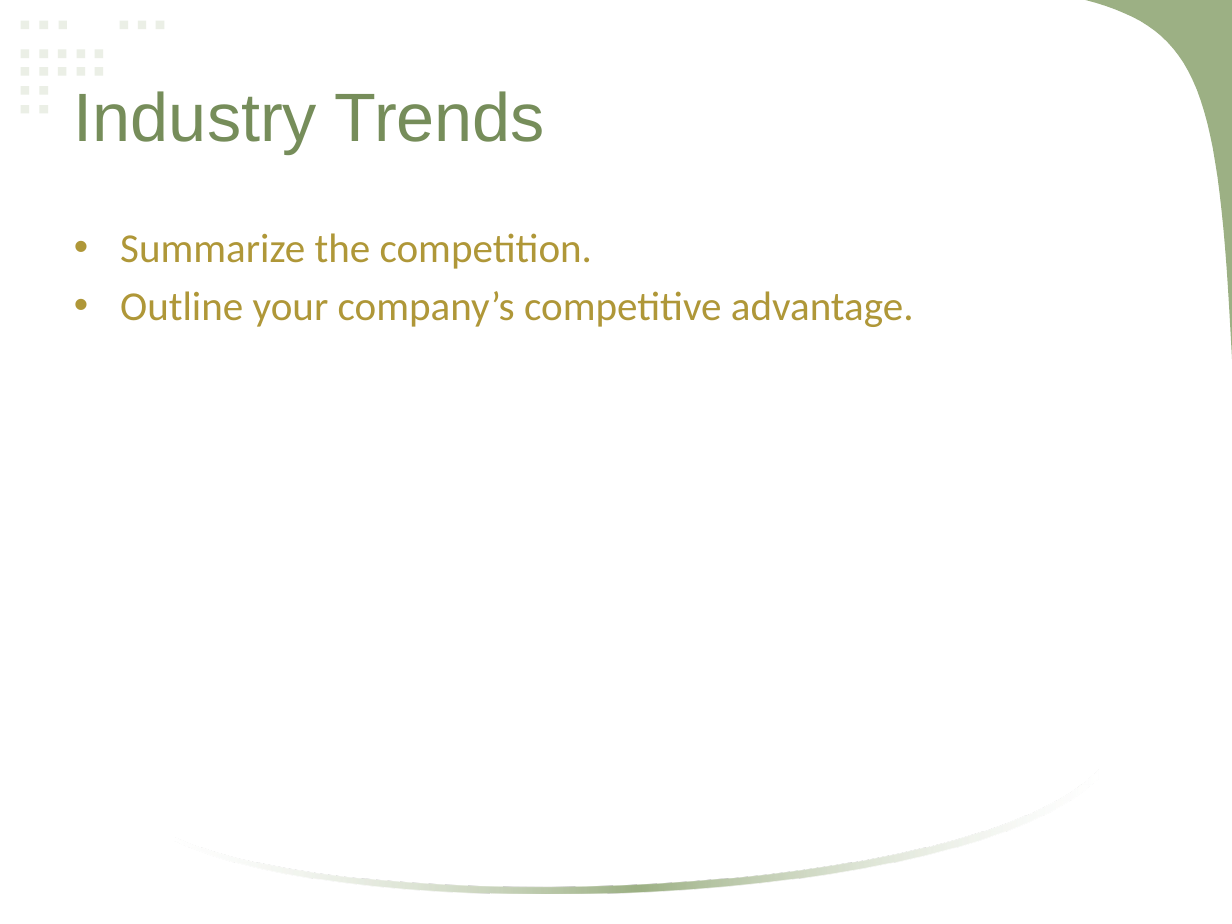
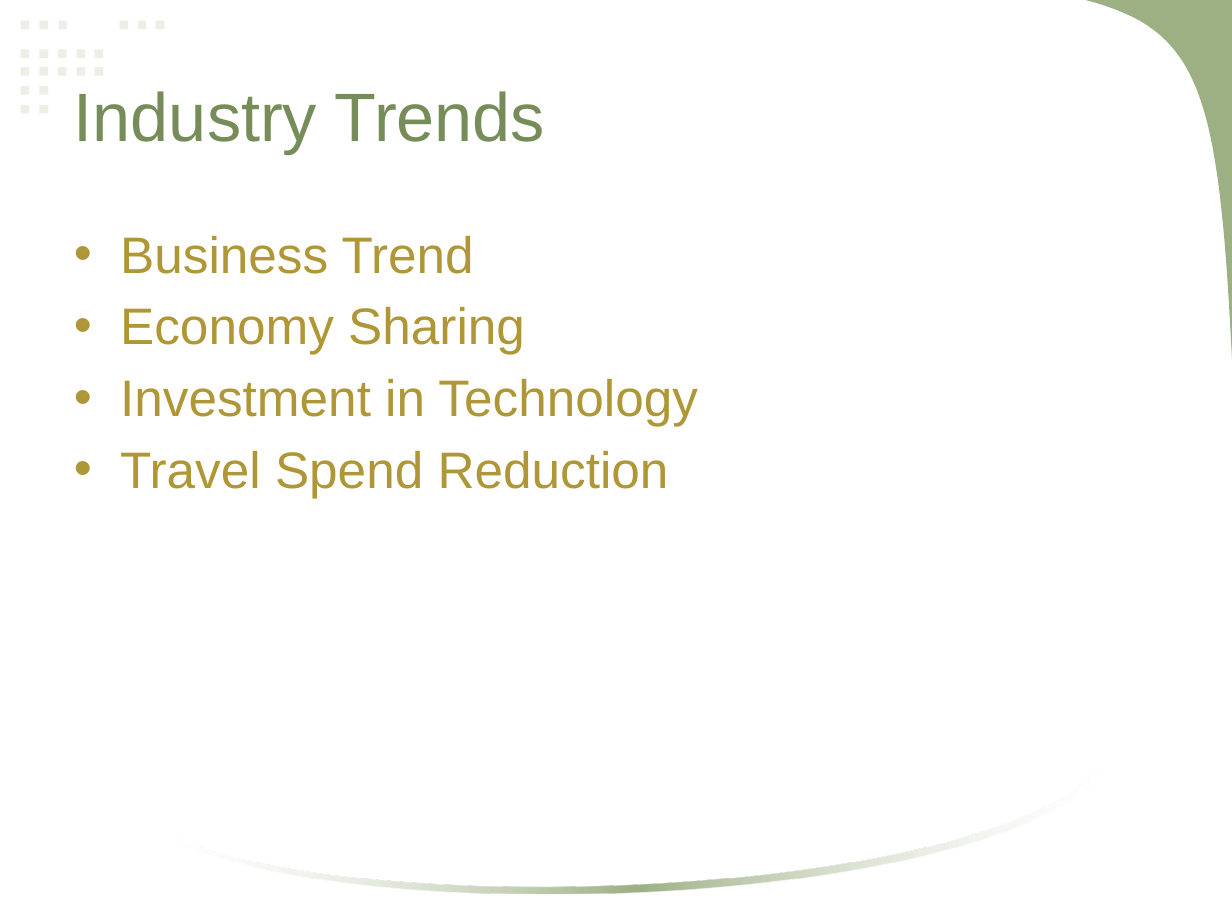
Before and after one commit to mlbelchez/Project---MNSYSIT, a slide deck: slide 13 of Presentation/Neomace Travel and Tours.pptx. Drawn at 1232x924 pixels with LibreOffice and Linux fonts; fonts in the diff are those of the drawing. Boxes give left, top, right and bottom in pixels: in the first picture for what was removed or moved away, otherwise in the second. Text is boxed around its words. In the diff, an @@ line names an element or a change of style, - is before the commit and + after.

```diff
--- a/Presentation/Neomace Travel and Tours.pptx
+++ b/Presentation/Neomace Travel and Tours.pptx
@@ text at (120,236,698,498): text changed; size 24 to 30 pt; font Calibri to Arial @@
-• Summarize the competition.
-• Outline your company’s competitive advantage.
+• Business Trend
+• Economy Sharing
+• Investment in Technology
+• Travel Spend Reduction
```
Also in this commit, not shown: 7 other slides changed, 10 slides added, 4 slides removed.
